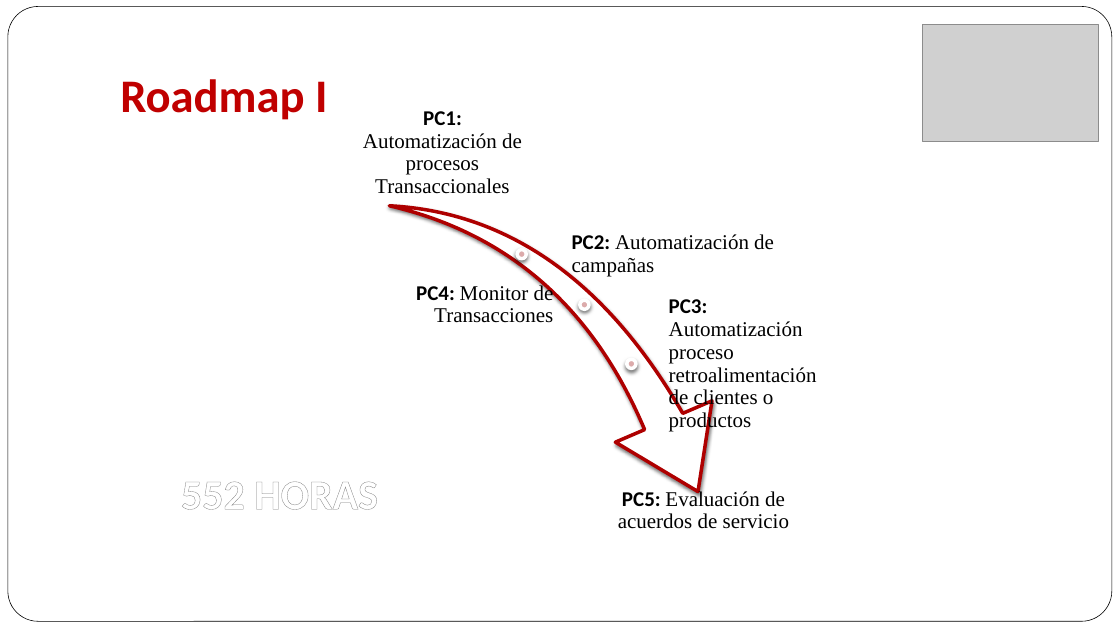
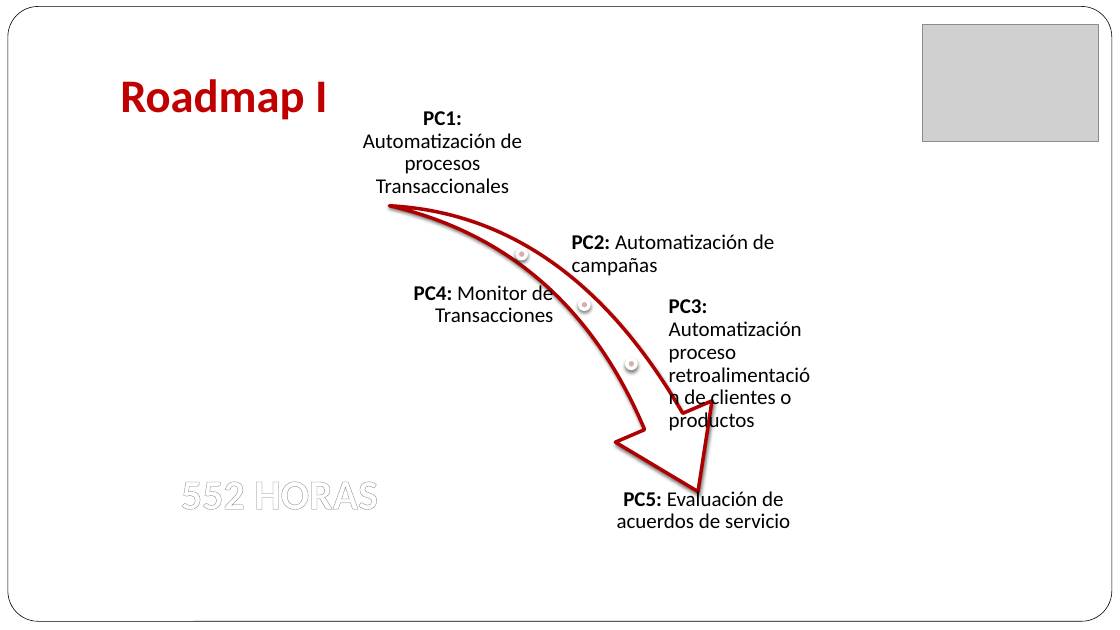
Before and after one commit to maforero/fejunesjuma, a slide deck: slide 5 of Projecto 3/Presenacion/Arquitectura Objetivo MPLA.pptx. Drawn at 1120x630 pixels with LibreOffice and Linux fonts; fonts in the diff are those of the drawing; grey boxes stand for pictures. Boxes give left, top, right and bottom in pixels: in the first picture for what was removed or moved away, otherwise in the second. Text is boxed around its words. In the diff, an @@ line names an element or a change of style, - is before the commit and + after.

```diff
--- a/Projecto 3/Presenacion/Arquitectura Objetivo MPLA.pptx
+++ b/Projecto 3/Presenacion/Arquitectura Objetivo MPLA.pptx
@@ text "PC1: Automatización de procesos Transaccionales" at (363, 111, 522, 193): font Times New Roman to Calibri @@
@@ text "PC2: Automatización de campañas" at (572, 234, 774, 278): font Times New Roman to Calibri in "Automatización de campañas" @@
@@ text "PC4: Monitor de Transacciones" at (414, 282, 553, 322): font Times New Roman to Calibri in "Monitor de Transacciones" @@
@@ text "PC3: Automatización proceso retroalimentación de ..." at (669, 299, 802, 433): font Times New Roman to Calibri @@
@@ text "PC5: Evaluación de acuerdos de ..." at (617, 488, 790, 528): font Times New Roman to Calibri in "Evaluación de acuerdos de servicio" @@
```
Also in this commit, not shown: 2 other slides changed, 24 slides added, 10 slides removed.
